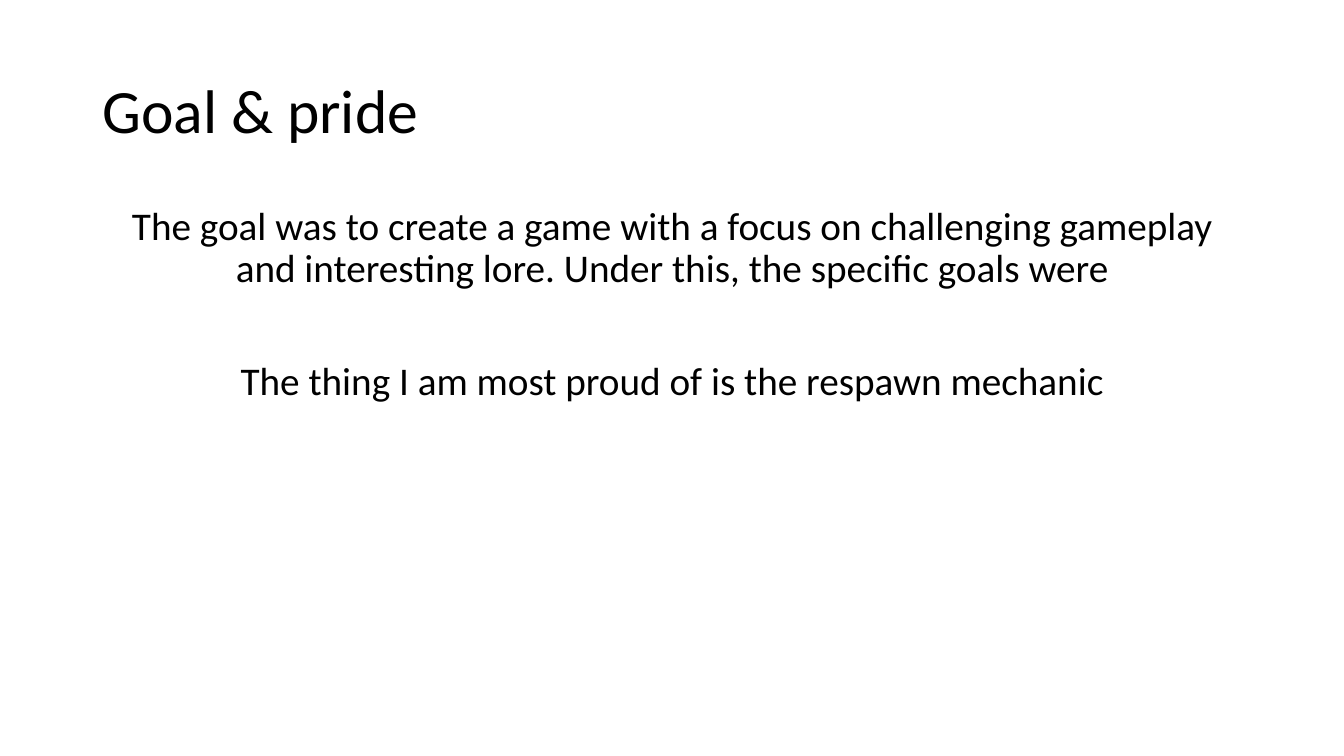
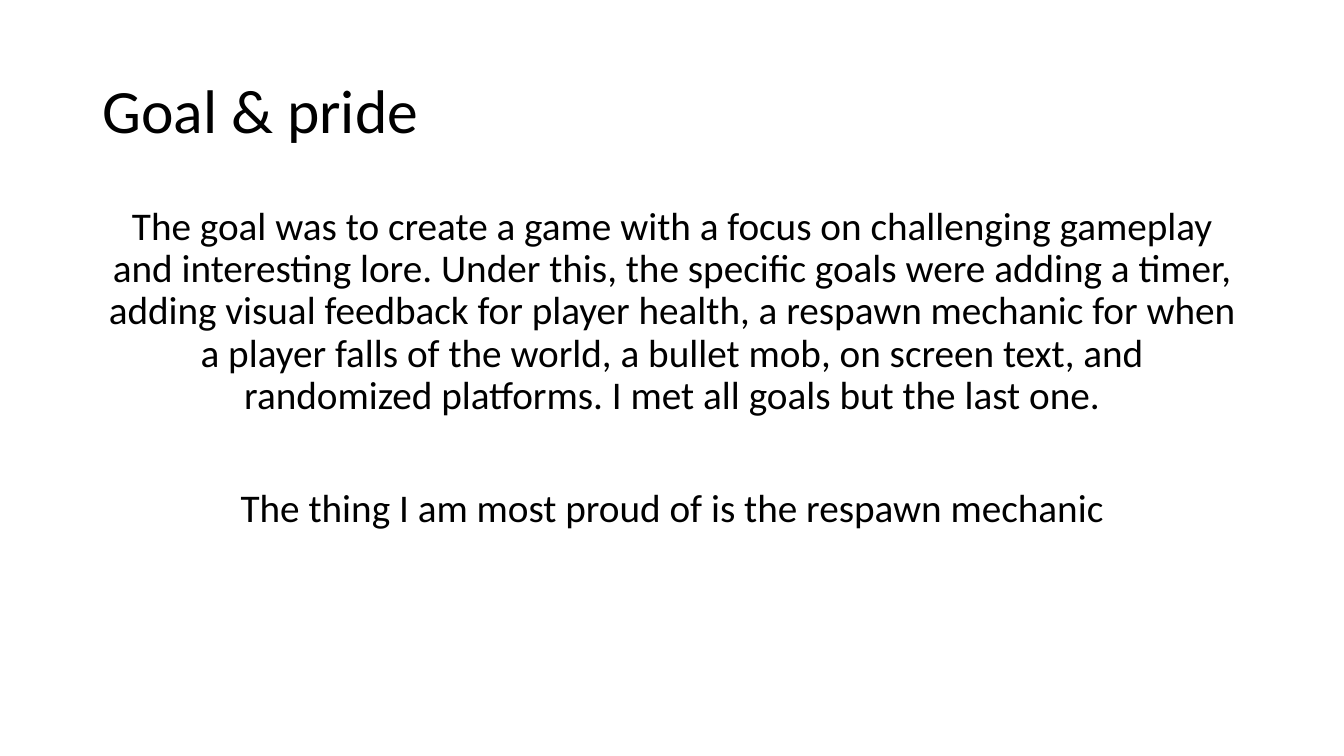
Before and after one commit to EmperorOfRoma/Zorrilla--Jaime-Cesar---Gun-Run, a slide deck: slide 2 of Gun Run Presentation.pptx. Drawn at 1344x756 pixels with LibreOffice and Linux fonts; fonts in the diff are those of the drawing. Boxes give left, top, right and bottom in pixels: in the first picture for what was removed or moved away, otherwise in the second. Text is boxed around its words. In the diff, an @@ line names an element or a change of style, - is before the commit and + after.

```diff
--- a/Gun Run Presentation.pptx
+++ b/Gun Run Presentation.pptx
@@ text at [109,212,1236,416]: text changed @@
-The goal was to create a game with a focus on challenging gameplay and interesting lore. Under this, the specific goals were
+The goal was to create a game with a focus on challenging gameplay and interesting lore. Under this, the specific goals were adding a timer, adding visual feedback for player health, a respawn mechanic for when a player falls of the world, a bullet mob, on screen text, and randomized platforms. I met all goals but the last one.
```
Also in this commit, not shown: 1 other slide changed, 3 other files.
